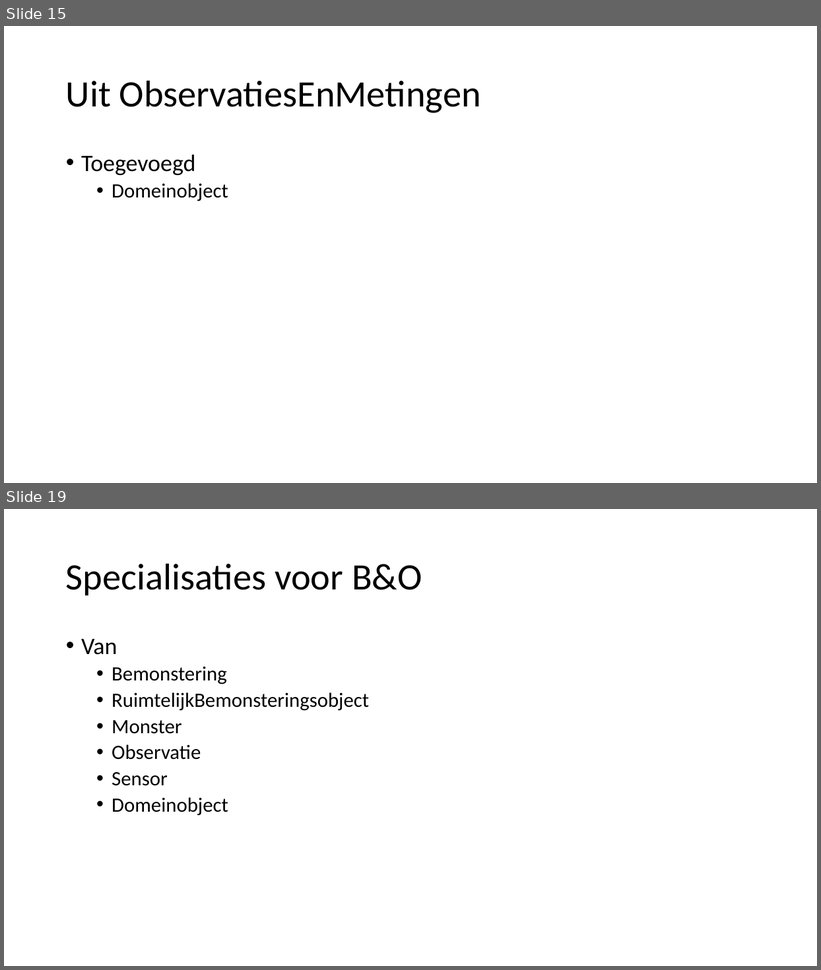
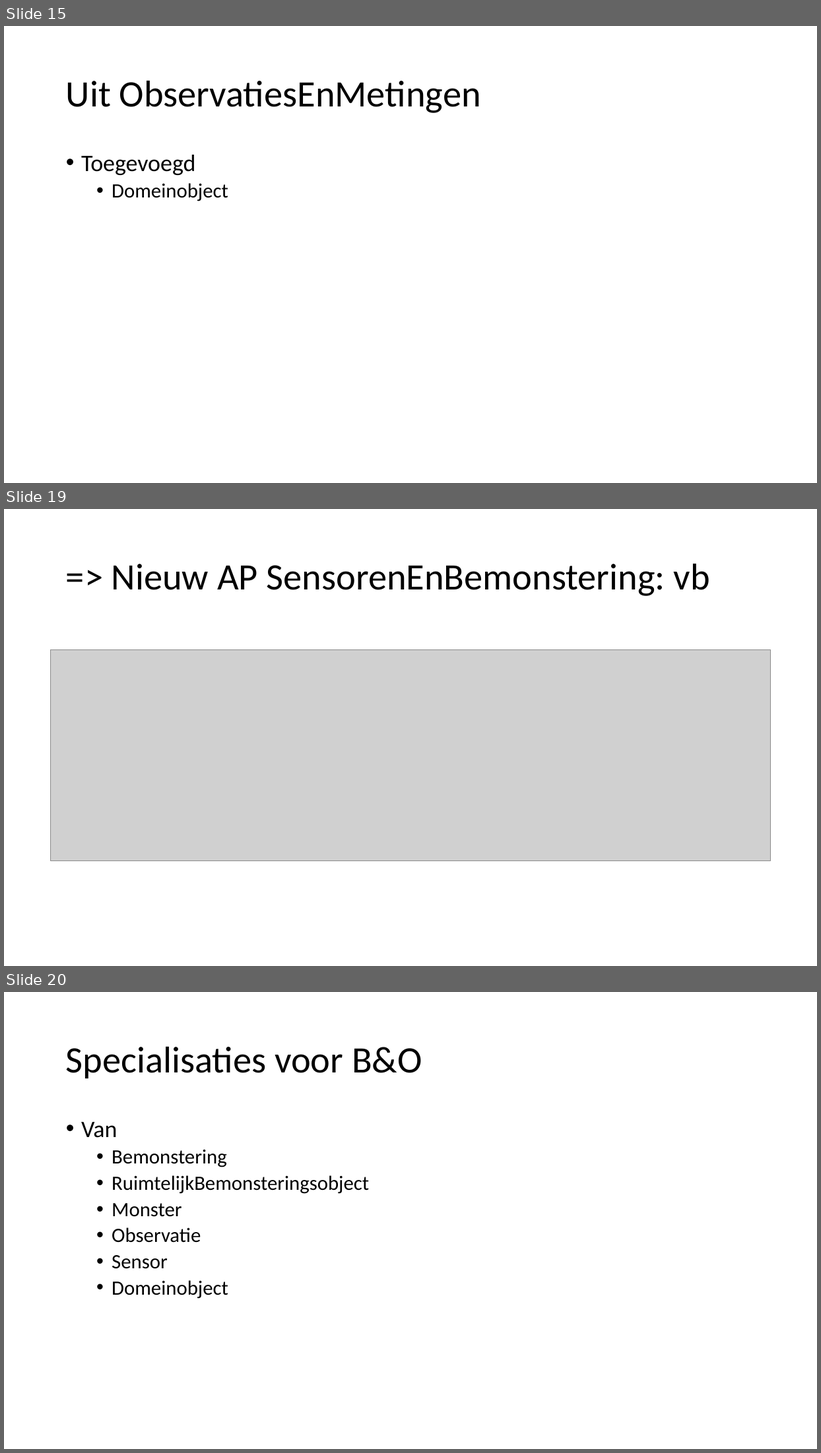
Before and after one commit to Informatievlaanderen/OSLOthema-bodemEnOndergrond, a slide deck: resources/consolidatie/WerkgroepConsolidatie20210531.pptx. Shown one above the other, each under a label of ours: slides 15 and 19 before the commit, slides 15, 19 and 20 after it; the slides between them are not shown. The pictures are 821x970 and 821x1453 pixels, drawn with LibreOffice and Linux fonts; fonts in the diff are those of the drawing; grey boxes stand for pictures. Boxes give left, top, right and bottom in pixels: in the first picture for what was removed or moved away, otherwise in the second. Text is boxed around its words. In the diff, an @@ line names an element or a change of style, - is before the commit and + after.

```diff
--- a/resources/consolidatie/WerkgroepConsolidatie20210531.pptx
+++ b/resources/consolidatie/WerkgroepConsolidatie20210531.pptx
@@ slide 19 added at [4, 509, 817, 966], background #FFFFFF @@
@@ title added at [112, 563, 710, 596], 44 pt, text #000000 @@
+=> Nieuw AP SensorenEnBemonstering: vb
@@ picture added at [51, 650, 771, 861] @@
@@ what was slide 19 is now slide 20 @@
```
Also in this commit, not shown: 9 slides changed, 8 other slides added, 2 slides removed.
